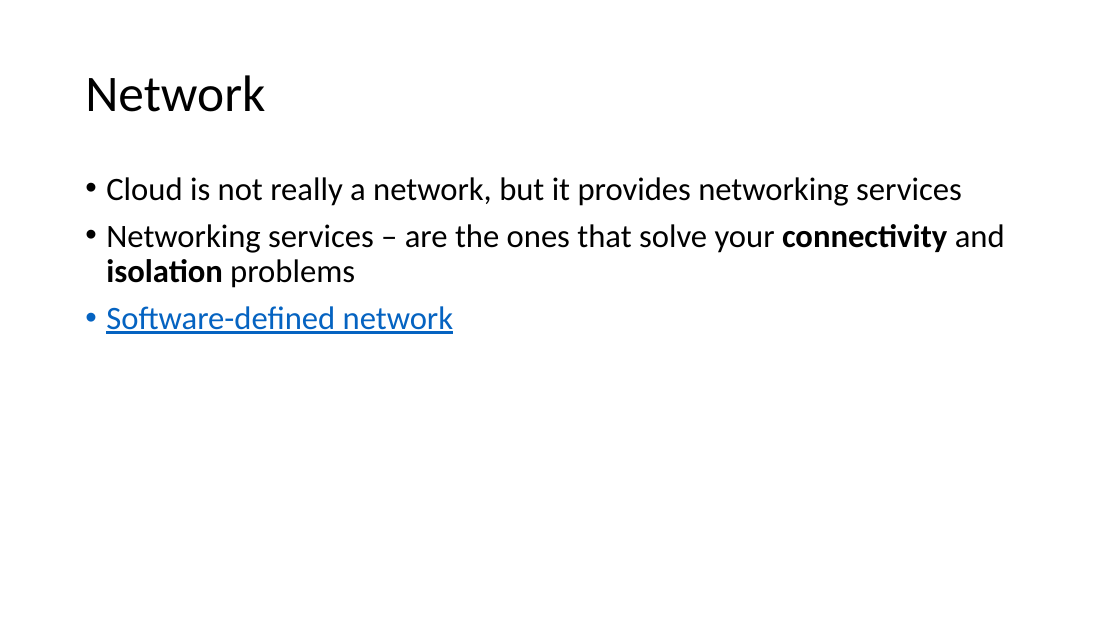
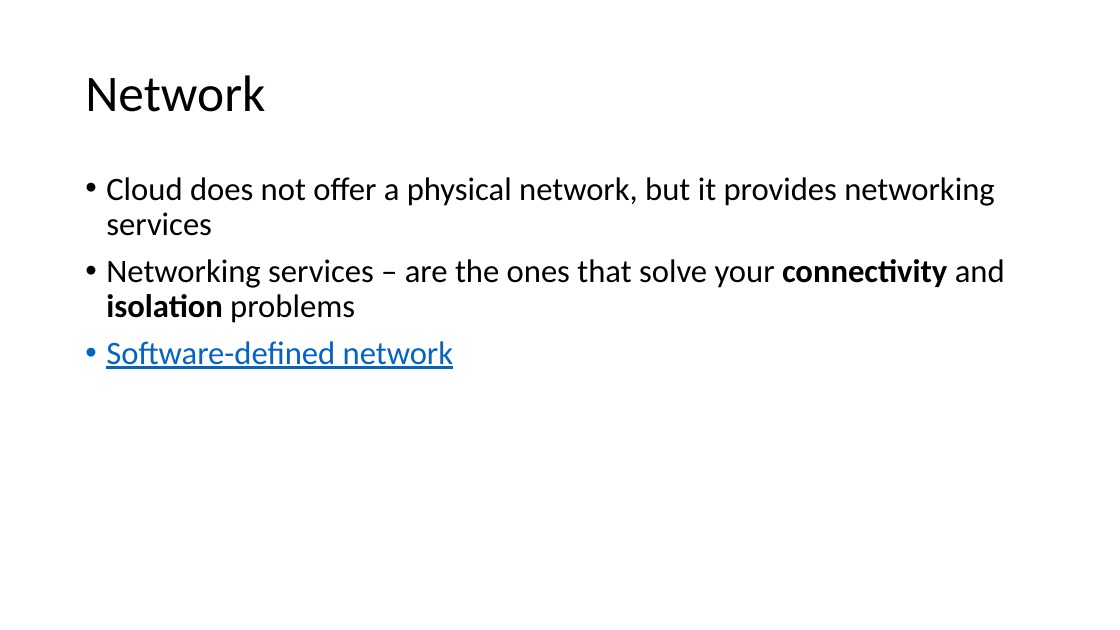
Before and after one commit to v1r7u/cloud_computing_old, a slide deck: slide 32 of presentations/03_Core_Services.pptx. Drawn at 1120x630 pixels with LibreOffice and Linux fonts; fonts in the diff are those of the drawing. Boxes give left, top, right and bottom in pixels: in the first picture for what was removed or moved away, otherwise in the second. Text is boxed around its words. In the diff, an @@ line names an element or a change of style, - is before the commit and + after.

Commit message:
Core Services: presentation upgrade

```diff
--- a/presentations/03_Core_Services.pptx
+++ b/presentations/03_Core_Services.pptx
@@ text at [106,177,994,236]: text changed @@
-• Cloud is not really a network, but it provides networking services
+• Cloud does not offer a physical network, but it provides networking services
```
Also in this commit, not shown: 1 other slide changed, 1 other file.
